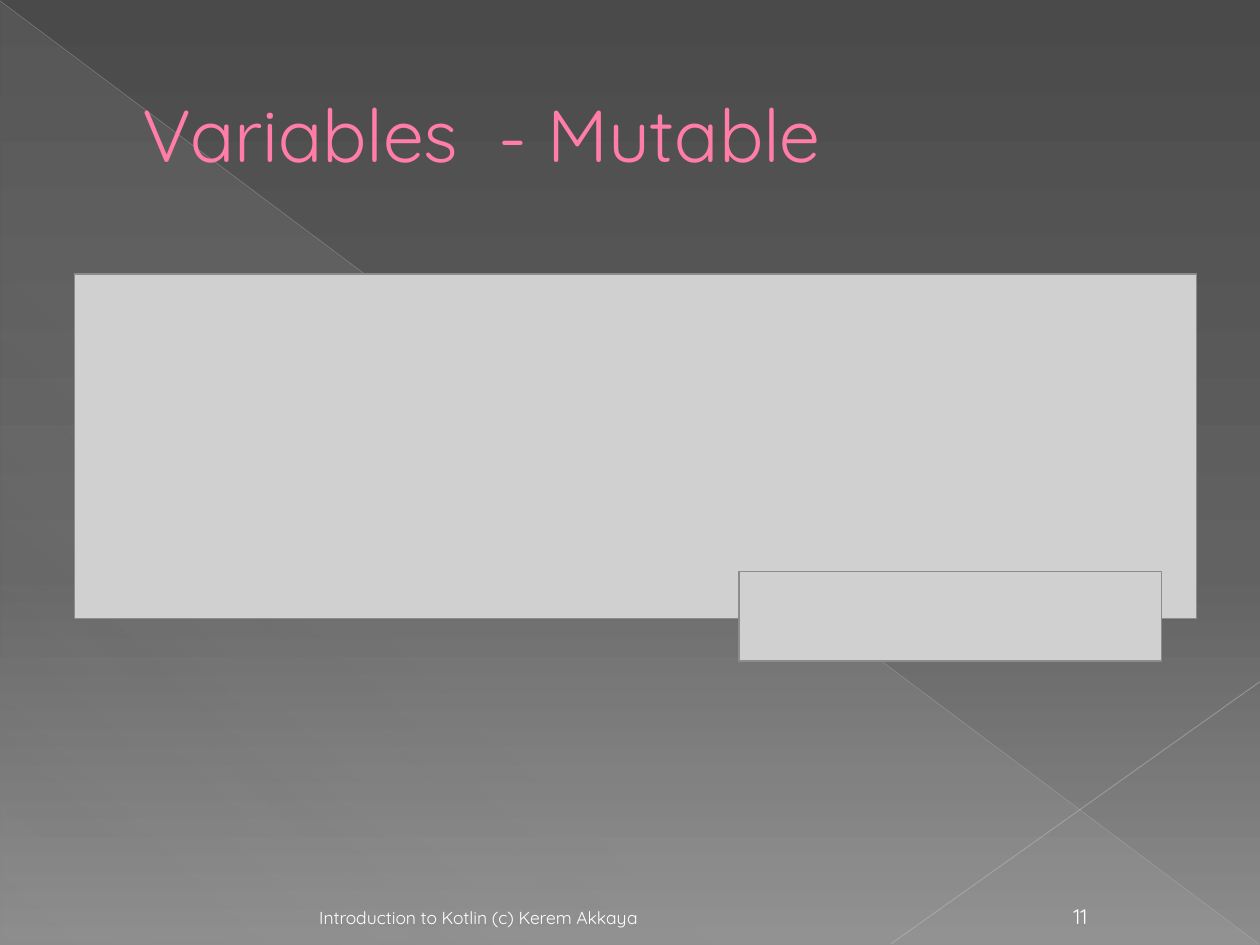
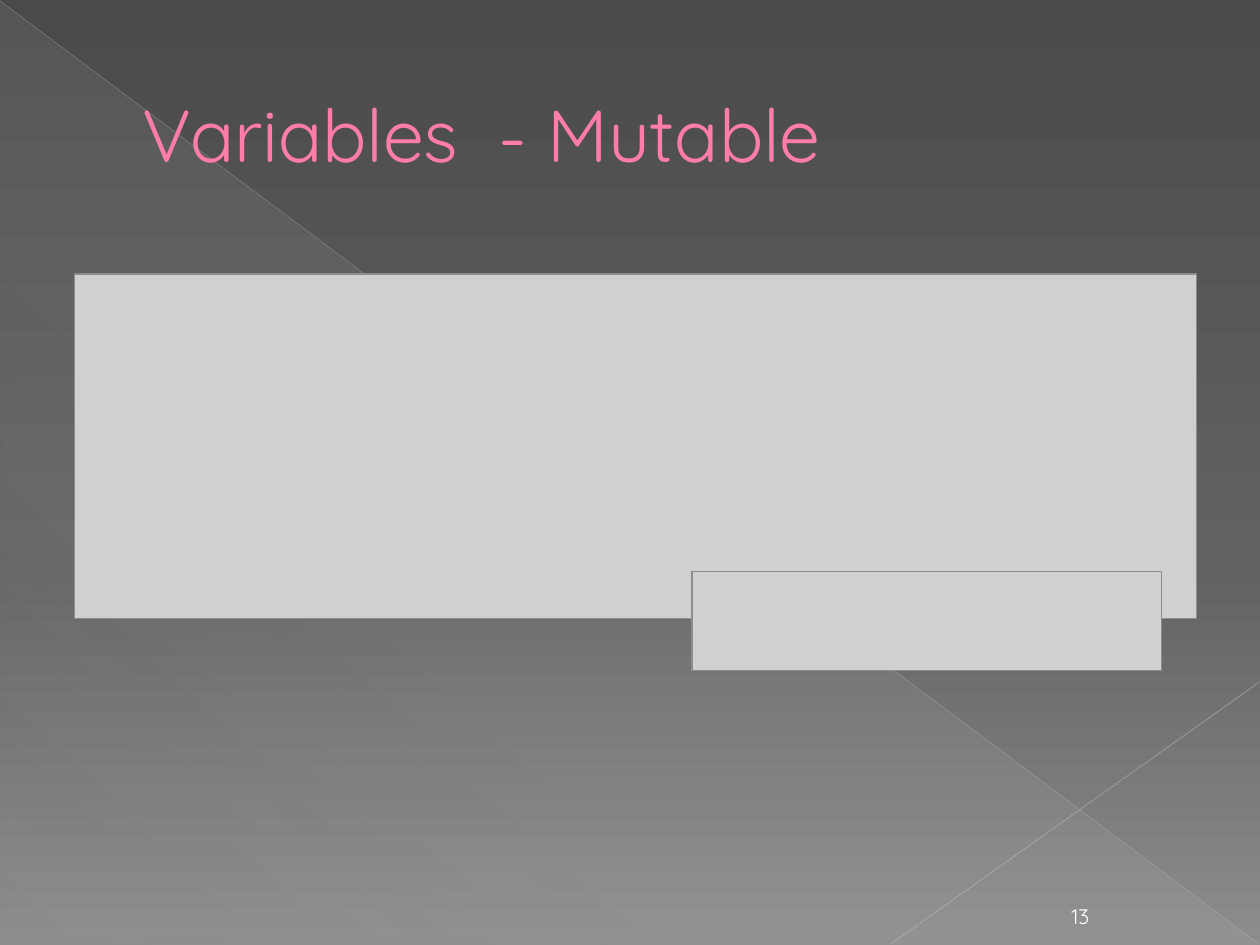
Before and after one commit to KeremAkkaya/kotlinpresentation, a slide deck: slide 13 of Kotlin Programlamaya Giriş.pptx (slide 11 before the commit). Drawn at 1260x945 pixels with LibreOffice and Linux fonts; fonts in the diff are those of the drawing; grey boxes stand for pictures; background and template pictures are left out. Boxes give left, top, right and bottom in pixels: in the first picture for what was removed or moved away, otherwise in the second. Text is boxed around its words. In the diff, an @@ line names an element or a change of style, - is before the commit and + after.

Commit message:
Introduction to kotlin

```diff
--- a/Kotlin Programlamaya Giriş.pptx
+++ b/Kotlin Programlamaya Giriş.pptx
@@ picture: place and size @@
-picture at bbox=[740, 572, 1162, 662]
+picture at bbox=[692, 572, 1162, 672]
@@ text removed at bbox=[319, 911, 637, 928] @@
-Introduction to Kotlin (c) Kerem Akkaya
@@ page number at bbox=[1071, 909, 1089, 924]: text changed @@
-11
+13
```
Also in this commit, not shown: 47 other slides changed, 8 slides added, 1 other file.
